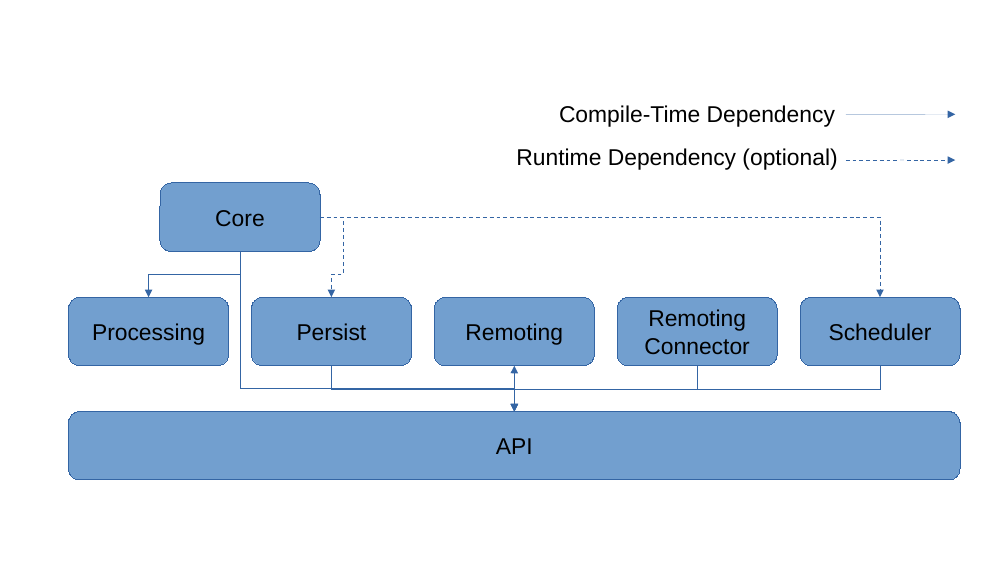
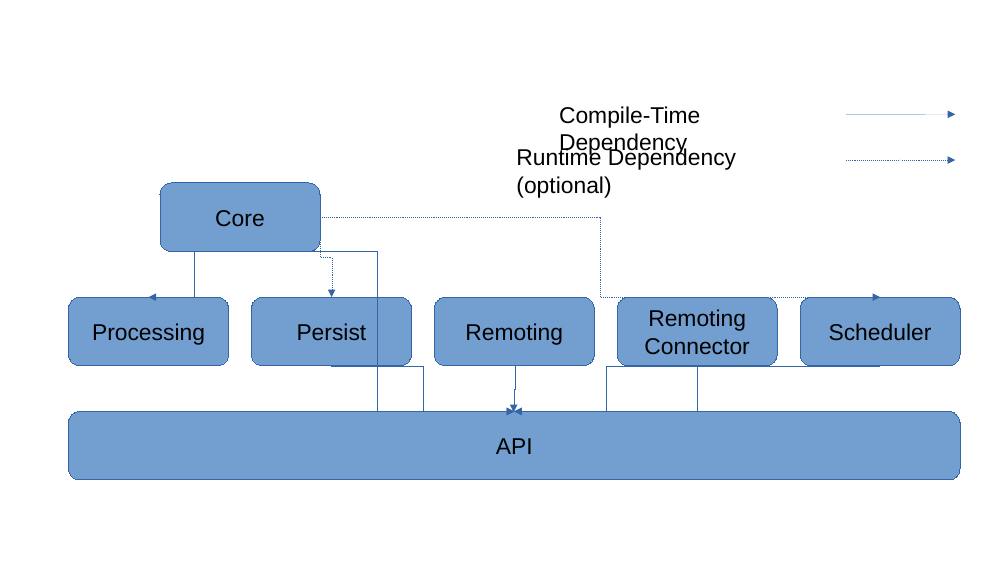
Before and after one commit to dariol83/reatmetric, a slide deck: slide 1 of docs/Drawings.odp. Drawn at 1008x567 pixels with LibreOffice and Linux fonts; fonts in the diff are those of the drawing. Boxes give left, top, right and bottom in pixels: in the first picture for what was removed or moved away, otherwise in the second. Text is boxed around its words. In the diff, an @@ line names an element or a change of style, - is before the commit and + after.

```diff
--- a/docs/Drawings.odp
+++ b/docs/Drawings.odp
@@ text "Compile-Time Dependency" rewrapped from box(559, 105, 835, 127) to box(559, 106, 700, 156) @@
@@ text "Runtime Dependency (optional)" rewrapped from box(516, 148, 837, 170) to box(516, 147, 736, 198) @@
@@ arrow (846, 160) - (956, 160): stroke #3465A4 0 pt dashed to #3465A4 0 pt @@
@@ rounded rectangle removed at box(160, 183, 320, 252) @@
-Core
@@ freeform shape added at box(160, 183, 320, 252), fill #729FCF, outline #3465A4 0 pt, 18 pt, text #000000 @@
+Core
@@ elbow arrow (320, 217) - (881, 297): stroke #3465A4 0 pt dashed to #3465A4 0 pt; route changed @@
@@ elbow arrow (320, 217) - (332, 297): stroke #3465A4 0 pt dashed to #3465A4 0 pt; route changed @@
@@ elbow arrow (241, 252) - (148, 297): route changed @@
@@ elbow arrow (241, 252) - (515, 412): route changed @@
@@ rounded rectangle removed at box(69, 297, 229, 366) @@
-Processing
@@ freeform shape added at box(69, 297, 229, 366), fill #729FCF, outline #3465A4 0 pt, 18 pt, text #000000 @@
+Processing
@@ rounded rectangle removed at box(252, 297, 412, 366) @@
-Persist
@@ freeform shape added at box(252, 297, 412, 366), fill #729FCF, outline #3465A4 0 pt, 18 pt, text #000000 @@
+Persist
@@ rounded rectangle removed at box(617, 297, 777, 366) @@
-Remoting Connector
@@ freeform shape added at box(617, 297, 777, 366), fill #729FCF, outline #3465A4 0 pt, 18 pt, text #000000 @@
+Remoting Connector
@@ rounded rectangle removed at box(800, 297, 960, 366) @@
-Scheduler
@@ freeform shape added at box(800, 297, 960, 366), fill #729FCF, outline #3465A4 0 pt, 18 pt, text #000000 @@
+Scheduler
@@ elbow arrow (332, 366) - (515, 412): route changed @@
@@ elbow arrow (698, 366) - (514, 412): route changed @@
@@ elbow arrow (881, 366) - (514, 412): route changed @@
@@ elbow arrow moved from (514, 412) - (515, 366) to (515, 367) - (514, 413) @@
@@ rounded rectangle removed at box(69, 412, 960, 480) @@
-API
@@ freeform shape added at box(69, 412, 960, 480), fill #729FCF, outline #3465A4 0 pt, 18 pt, text #000000 @@
+API
```
Also in this commit, not shown: 1 slide added, 1 other file.
